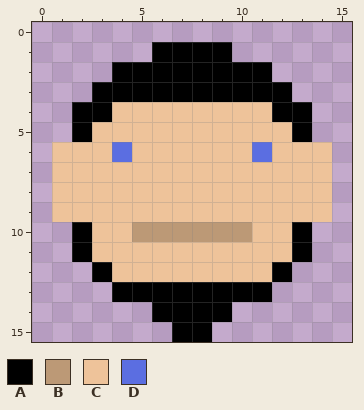
Pixel-art file -- Assets/Sprites/Characters/character_Grayson.aseprite. This is how it looked before the edit.
16x16 pixels, 1 frame.
Palette (. is transparent): A #000000  B #bc9976  C #eec39a  D #5b6ee1
After:
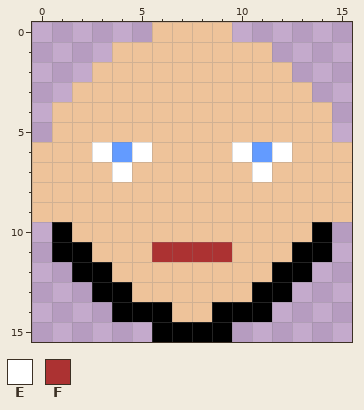
Colours new in this view: E #ffffff  F #ac3232
Diff:
@@ palette @@
-D #5b6ee1
+D #639bff
@@ x 0..15 @@
- 0 ................
- 1 ......AAAA......
- 2 ....AAAAAAAA....
- 3 ...AAAAAAAAAA...
- 4 ..AACCCCCCCCAA..
- 5 ..ACCCCCCCCCCA..
- 6 .CCCDCCCCCCDCCC.
- 7 .CCCCCCCCCCCCCC.
- 8 .CCCCCCCCCCCCCC.
- 9 .CCCCCCCCCCCCCC.
-10 ..ACCBBBBBBCCA..
-11 ..ACCCCCCCCCCA..
-12 ...ACCCCCCCCA...
-13 ....AAAAAAAA....
-14 ......AAAA......
-15 .......AA.......
+ 0 ......CCCC......
+ 1 ....CCCCCCCC....
+ 2 ...CCCCCCCCCC...
+ 3 ..CCCCCCCCCCCC..
+ 4 .CCCCCCCCCCCCCC.
+ 5 .CCCCCCCCCCCCCC.
+ 6 CCCEDECCCCEDECCC
+ 7 CCCCECCCCCCECCCC
+ 8 CCCCCCCCCCCCCCCC
+ 9 CCCCCCCCCCCCCCCC
+10 .ACCCCCCCCCCCCA.
+11 .AACCCFFFFCCCAA.
+12 ..AACCCCCCCCAA..
+13 ...AACCCCCCAA...
+14 ....AAACCAAA....
+15 ......AAAA......
Where, in picture pixels (left, top, right, bottom), the same in both pictures:
changed: (32, 22, 352, 342)
